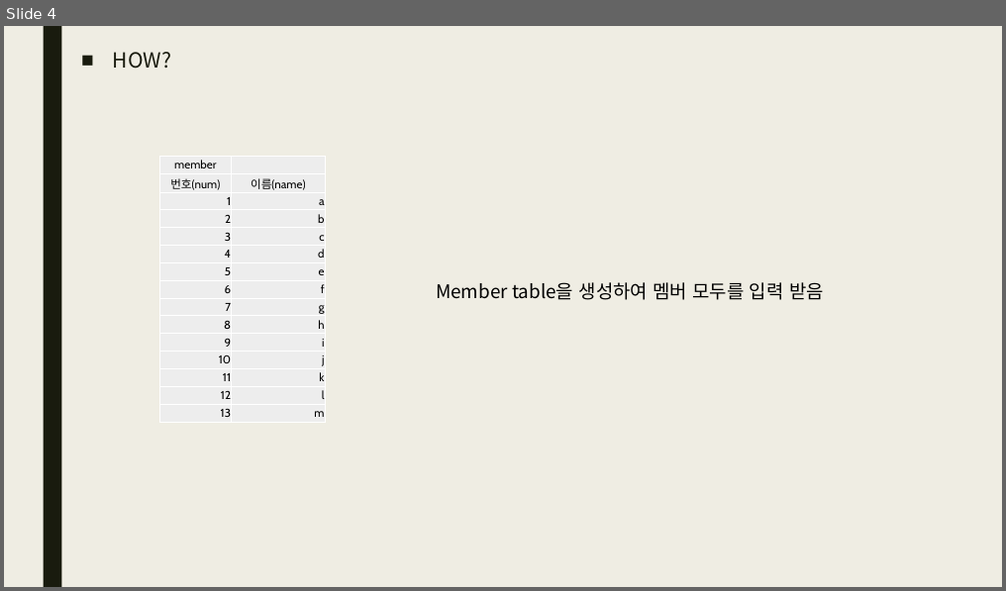
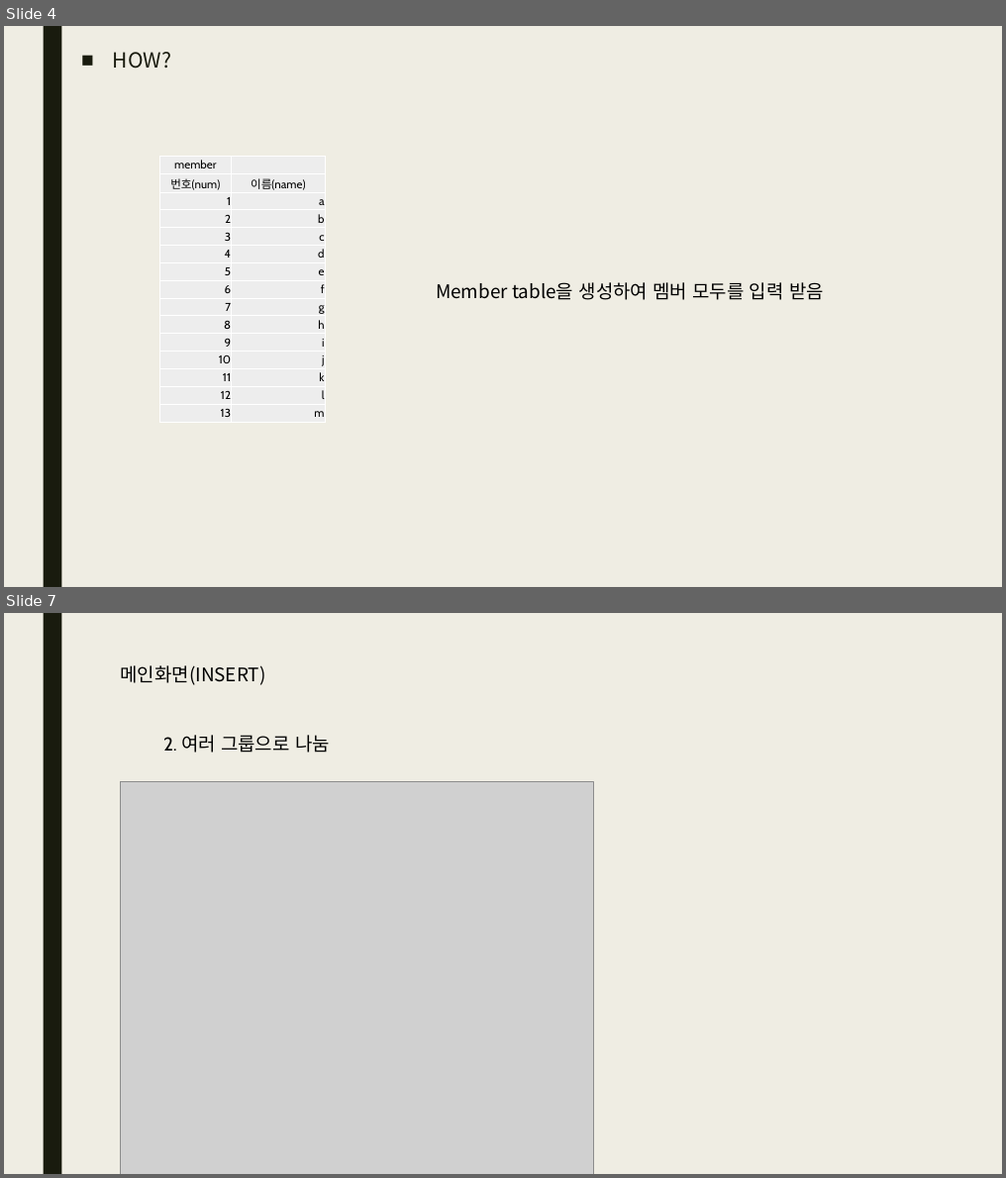
Before and after one commit to qhftkf1/02.S01_GroupMaker, a slide deck: S01_그룹 지정하기.pptx. Shown one above the other, each under a label of ours: slide 4 before the commit, slides 4 and 7 after it; the slides between them are not shown. The pictures are 1006x591 and 1006x1178 pixels, drawn with LibreOffice and Linux fonts; fonts in the diff are those of the drawing; grey boxes stand for pictures. Boxes give left, top, right and bottom in pixels: in the first picture for what was removed or moved away, otherwise in the second. Text is boxed around its words. In the diff, an @@ line names an element or a change of style, - is before the commit and + after.

```diff
--- a/S01_그룹 지정하기.pptx
+++ b/S01_그룹 지정하기.pptx
@@ slide 7 added at (4, 613, 1002, 1174), background #EFEDE3; not listed: 1 template element that a slide beside it also shows @@
@@ text added at (121, 665, 266, 685), 18 pt, text #000000 @@
+메인화면(INSERT)
@@ text added at (163, 735, 330, 753), 18 pt, text #000000 @@
+2. 여러 그룹으로 나눔
@@ picture added at (120, 782, 593, 1174) @@
```
Also in this commit, not shown: 1 slide changed, 6 other slides added, 8 other files.
